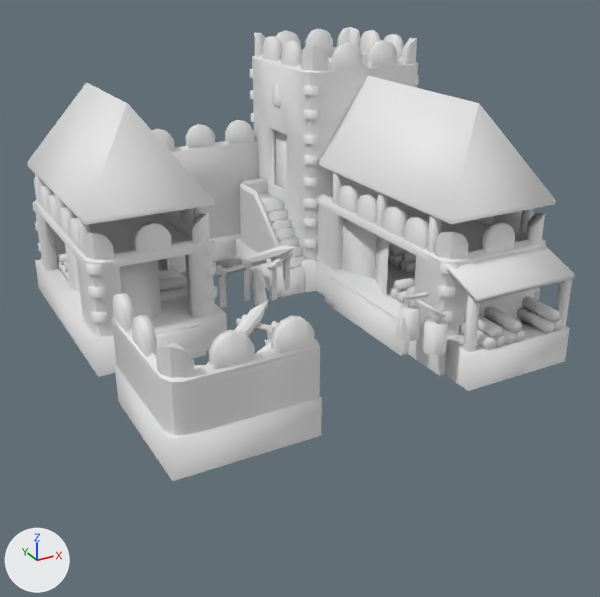
What one commit did to the COLLADA model art/meshes/structural/azania/arsenal.dae.
One viewpoint serves both versions: a 50 mm lens placed at (-20.6, -41.4, 19.9), pointed at (0.6, -2.9, 0.7). The lights are fixed; the arrows at lower left show +X, +Y and +Z. The first picture is the older version.

Objects in the first picture: 'arsenal'.
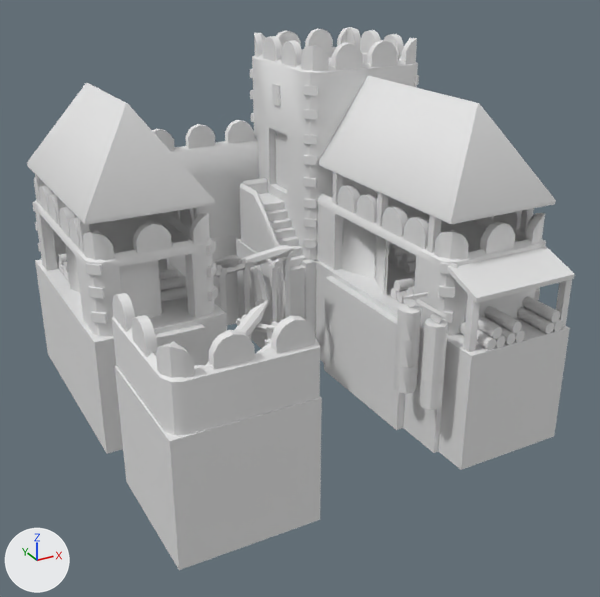
The newer file is also turned or shifted as a whole; pictures and numbers use the older file's frame.

Where the change shows, as pixel boxes [x1, y1, x2, y2] in the pictures (600 x 597 px):
```json
{"object": "arsenal", "change": "reshaped", "before": [27, 27, 575, 481], "after": [27, 27, 575, 570], "on screen": "20% taller"}
{"part": 1, "of": "me_cubo_720", "change": "added", "after": [421, 351, 446, 383]}
{"part": 2, "of": "me_cubo_720", "change": "added", "after": [395, 336, 420, 368]}
{"part": 3, "of": "me_cubo_720", "change": "added", "after": [419, 377, 444, 410]}
{"part": 4, "of": "me_cubo_720", "change": "added", "after": [394, 363, 418, 394]}
{"part": 5, "of": "me_cubo_720", "change": "built on", "before": [65, 218, 389, 339], "after": [39, 218, 565, 570]}
```

Edits to the scene script, one JSON object a line:
```json
{"block": "me_cubo_720", "where": "# used by ob_arsenal; location = (0.0, 0.0, 0.0)"}
{"op": "remove", "block": "me_cubo_720", "code": "me_cubo_720.from_pydata(...)  # 3710 vertices, 5550 faces; spans x -11.4..12.4, y -13.3..10.7, z -1.4..14.0"}
{"op": "remove", "block": "me_cubo_720", "code": "me_cubo_720.materials.append(mat_a_text_azania)  # white #e7e7e7"}
{"op": "add", "block": "me_cubo_720", "code": "me_cubo_720.from_pydata(...)  # 3866 vertices, 5854 faces; spans x -11.4..12.4, y -13.3..10.7, z -6.2..14.0"}
{"block": "me_cubo_720", "change": "me_cubo_720 part 1: the loose piece of 17 vertices spanning x 3.0..4.2, y -12.2..-11.0, z 0.5..2.1 is copied, and the copy is moved by (0.0, 0.0, -1.6); it spans x 3.0..4.2, y -12.2..-11.0, z -1.1..0.5"}
{"block": "me_cubo_720", "change": "me_cubo_720 part 2: the loose piece of 17 vertices spanning x 2.8..4.0, y -10.2..-9.1, z 0.5..2.1 is copied, and the copy is moved by (0.0, 0.0, -1.6); it spans x 2.8..4.0, y -10.2..-9.1, z -1.1..0.5"}
{"block": "me_cubo_720", "change": "me_cubo_720 part 3: the loose piece of 17 vertices spanning x 3.0..4.2, y -12.2..-11.0, z 0.5..2.1 is copied, and the copy is moved by (0.0, 0.0, -3.2); it spans x 3.0..4.2, y -12.2..-11.0, z -2.7..-1.1"}
{"block": "me_cubo_720", "change": "me_cubo_720 part 4: the loose piece of 17 vertices spanning x 2.8..4.0, y -10.2..-9.1, z 0.5..2.1 is copied, and the copy is moved by (0.0, 0.0, -3.2); it spans x 2.8..4.0, y -10.2..-9.1, z -2.7..-1.1"}
{"block": "me_cubo_720", "change": "me_cubo_720 part 5"}
{"block": "me_cubo_720", "change": "40 faces are deleted"}
{"block": "me_cubo_720", "change": "28 vertices in x -5.2..1.5, y -11.9..0.3, z 0.0 move by (0.0, 0.0, -2.7)"}
{"block": "me_cubo_720", "change": "21 vertices in x -5.1..1.5, y -11.8..0.3, z -0.1 move by (0.0, 0.0, -2.6)"}
{"block": "me_cubo_720", "change": "44 new vertices lie (0.0, 0.0, -2.2) away from vertices in x -11.4..12.4, y -13.3..10.7, z -1.4"}
{"block": "me_cubo_720", "change": "44 new vertices lie (0.0, 0.0, -2.6) away from vertices in x -11.4..12.4, y -13.3..10.7, z -3.6"}
{"block": "me_cubo_720", "change": "248 new faces join them"}
```
